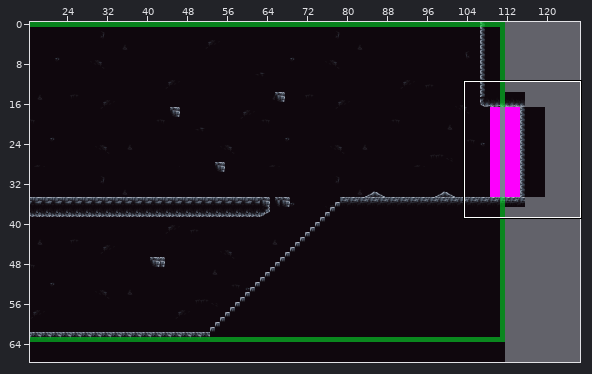
Two states of a Tiled map (JSON), src/assets/tilemaps/tavern.json. The first picture is a wide view before the edit; the outline marks the close-up.
Close-up. Before:
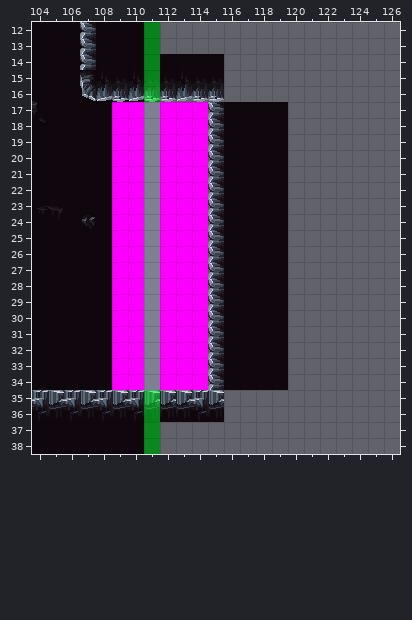
Cells are 16x16 px. Shown: x 104..126, y 12..38. The commit also changed other parts of the map, which this record leaves out.
After:
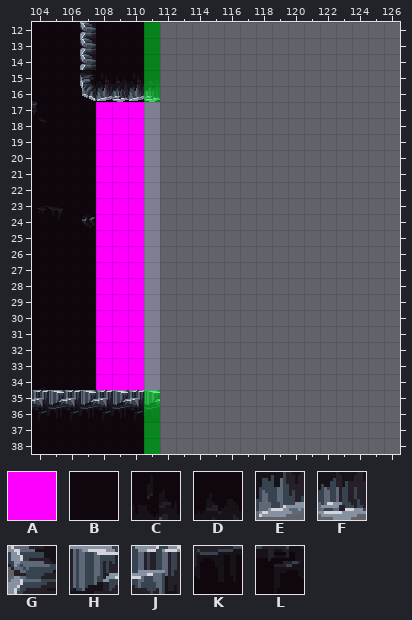
Key: from "Utils": A 1; from "level-tiles": B 130, C 410, D 411, E 474, F 475, G 1181, H 1486, J 1487, K 1550, L 1551.
_ is an empty cell, . an unchanged one.
Objects are placed by their top-left corner, in cells (3,4 is the top-left corner of cell 3,4); size is 1x1 cell unless given.
What changed:
--- layer "floor"
@@ x 112..119 @@
-14 BBBB....
-15 DCDD....
-16 FEFF....
-17 ...GBBBB
-18 ...GBBBB
-19 ...GBBBB
-20 ...GBBBB
-21 ...GBBBB
-22 ...GBBBB
-23 ...GBBBB
-24 ...GBBBB
-25 ...GBBBB
-26 ...GBBBB
-27 ...GBBBB
-28 ...GBBBB
-29 ...GBBBB
-30 ...GBBBB
-31 ...GBBBB
-32 ...GBBBB
-33 ...GBBBB
-34 ...GBBBB
-35 HHJH....
-36 KKLK....
+14 ____....
+15 ____....
+16 ____....
+17 ..._____
+18 ..._____
+19 ..._____
+20 ..._____
+21 ..._____
+22 ..._____
+23 ..._____
+24 ..._____
+25 ..._____
+26 ..._____
+27 ..._____
+28 ..._____
+29 ..._____
+30 ..._____
+31 ..._____
+32 ..._____
+33 ..._____
+34 ..._____
+35 ____....
+36 ____....
--- layer "portals"
-A "portal" at 109,17 size 6x18
+A "portal" at 108,17 size 4x18
